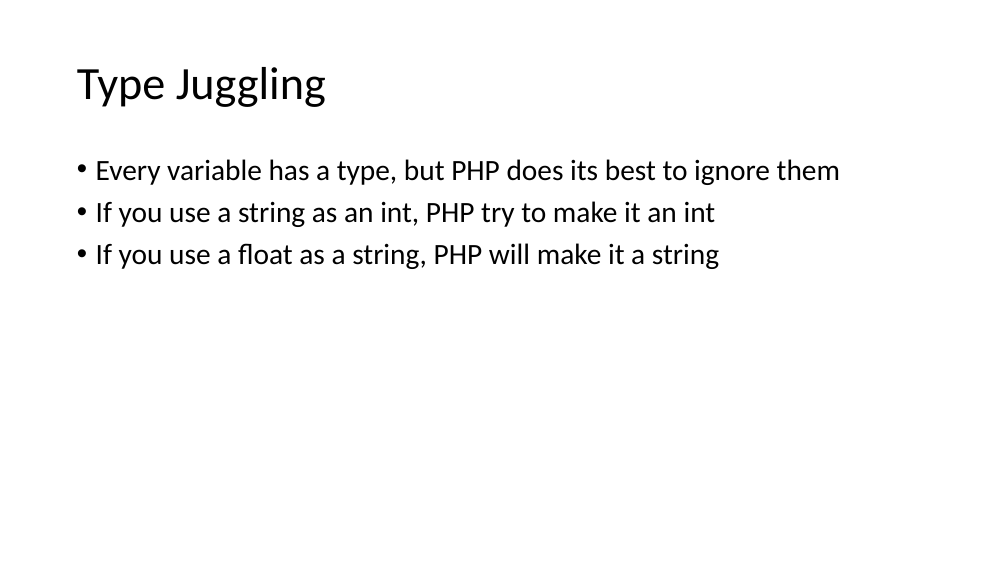
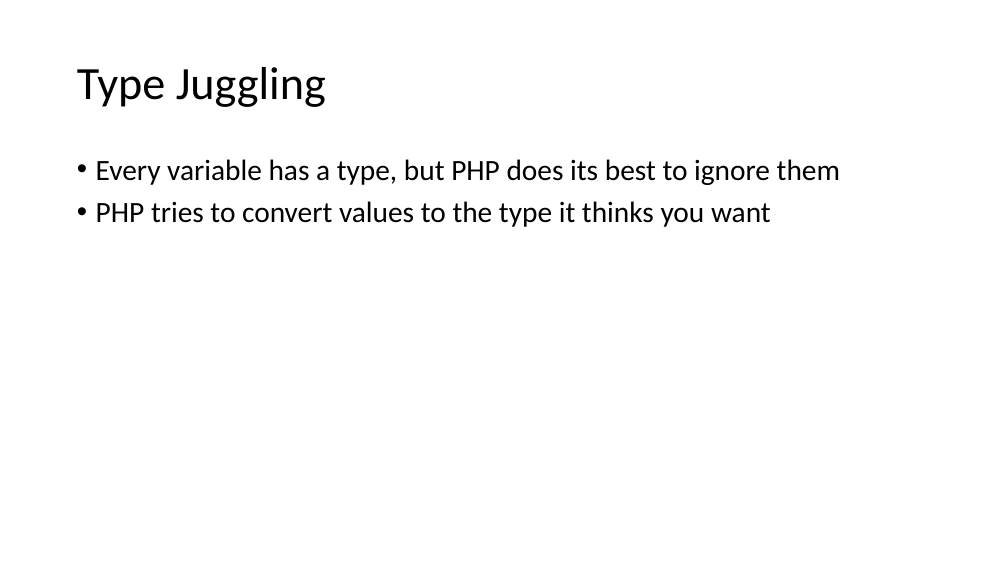
Before and after one commit to PHPEmbark/curriculum, a slide deck: slide 36 of course/1 - Basic Programming/Basics Of Programming.pptx (slide 32 before the commit). Drawn at 1008x567 pixels with LibreOffice and Linux fonts; fonts in the diff are those of the drawing. Boxes give left, top, right and bottom in pixels: in the first picture for what was removed or moved away, otherwise in the second. Text is boxed around its words. In the diff, an @@ line names an element or a change of style, - is before the commit and + after.

```diff
--- a/course/1 - Basic Programming/Basics Of Programming.pptx
+++ b/course/1 - Basic Programming/Basics Of Programming.pptx
@@ text at (96,201,771,227): text changed @@
-• If you use a string as an int, PHP try to make it an int
-• If you use a float as a string, PHP will make it a string
+• PHP tries to convert values to the type it thinks you want
```
Also in this commit, not shown: 1 other slide changed, 12 slides added, 1 other file.
